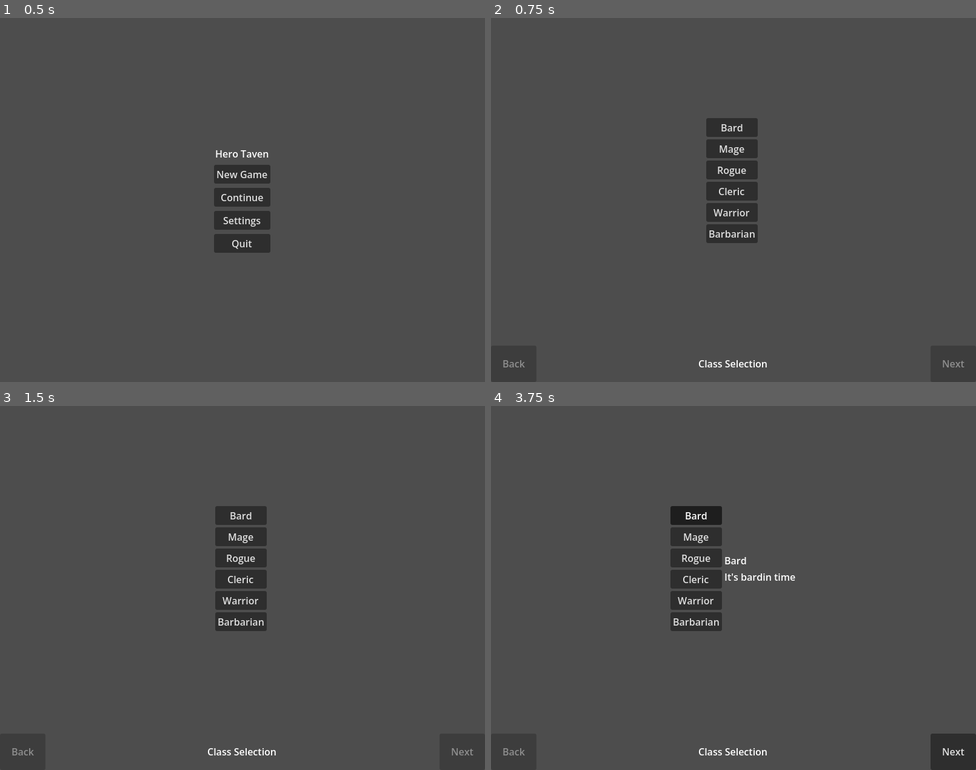
Above: before the commit, frames 1-4 (two rows, left to right).
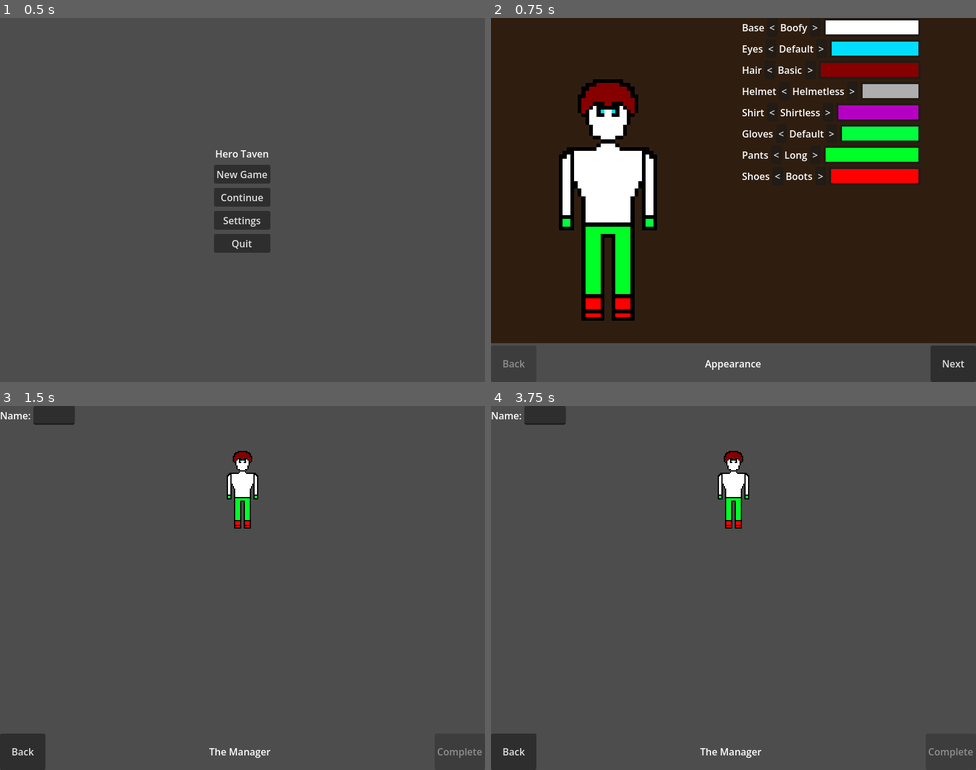
Above: after the commit, the same moments.

Repository: brysonomicon/HeroTavern
Game: Godot game, scene res://scenes/game.tscn
The game is run twice, just before and just after one commit, with the same random seed, the same clock (stepped at 60 frames per second) and the same inputs.
Inputs (mouse positions are in pixels of both pictures, inside the frame that each line leads up to):
- Up to frame 1 (0.5 s): no input
- Up to frame 2 (0.75 s): click "New Game" at 0.5 s
- Up to frame 3 (1.5 s): click (460, 751) at 1.25 s, where only the run after the commit has a clickable "Next"
- Up to frame 4 (3.75 s): click (515, 751) at 2 s, where only the run after the commit has a clickable "Back"; click (951, 751) at 2.75 s, where only the run after the commit has a clickable "Next"; click (733, 515) at 3.5 s, where only the run before the commit has a clickable "Bard"

Frame 1 is identical in both runs. In frame 2, 89% of the frame differs, in the area x 0-100%, y 0-97%; in frame 3, 4.7%; in frame 4, 5.1%.

Commit message:
created creator workflow for tavern manager that doesn't include stats/skills and wired into new game

Diff:
--- /dev/null
+++ b/scenes/character_creator/tavern_manager_creator/manager_confirmation.gd
@@ -0,0 +1,31 @@
+extends Control
+
+signal complete
+
+@export var title: String = "The Manager"
+
+@export var character_name: LineEdit
+@export var preview: CharacterSprite
+
+func _ready() -> void:
+	character_name.text_changed.connect(_on_name_changed)
+
+#region signal handlers
+
+func _on_name_changed(text: String) -> void:
+	complete.emit()
+
+#endregion
+
+#region class api
+
+func review(character: Character) -> void:
+	preview.display(character)
+
+func is_complete() -> bool:
+	return not character_name.text.strip_edges().is_empty()
+
+func assign_property(character: Character) -> void:
+	character.character_name = character_name.text.strip_edges().capitalize()
+
+#endregion
--- /dev/null
+++ b/scenes/character_creator/tavern_manager_creator/manager_confirmation.tscn
@@ -0,0 +1,52 @@
+[gd_scene format=3 uid="uid://cm3owyh1an3y6"]
+
+[ext_resource type="Script" uid="uid://cf5vhhslrn5fe" path="res://scenes/character_creator/tavern_manager_creator/manager_confirmation.gd" id="1_6rxmg"]
+[ext_resource type="PackedScene" uid="uid://tlxip6ik6qa1" path="res://scenes/character_creator/appearance/CharacterSprite.tscn" id="2_72bmn"]
+
+[node name="Confirmation" type="Control" unique_id=329187539 node_paths=PackedStringArray("character_name", "preview")]
+layout_mode = 3
+anchors_preset = 15
+anchor_right = 1.0
+anchor_bottom = 1.0
+grow_horizontal = 2
+grow_vertical = 2
+script = ExtResource("1_6rxmg")
+character_name = NodePath("VBoxContainer/NameRow/LineEdit")
+preview = NodePath("Control/CharacterTextureBox")
+
+[node name="Control" type="Control" parent="." unique_id=1172522906]
+anchors_preset = 0
+offset_left = 400.0
+offset_top = 300.0
+offset_right = 440.0
+offset_bottom = 300.0
+scale = Vector2(2, 2)
+
+[node name="CharacterTextureBox" parent="Control" unique_id=730120283 node_paths=PackedStringArray("parts") instance=ExtResource("2_72bmn")]
+position = Vector2(0, -81)
+parts = {
+0: NodePath("Base"),
+1: NodePath("Eyes"),
+2: NodePath("Hair"),
+3: NodePath("Helmet"),
+4: NodePath("Shirt"),
+5: NodePath("Gloves"),
+6: NodePath("Pants"),
+7: NodePath("Shoes")
+}
+
+[node name="VBoxContainer" type="VBoxContainer" parent="." unique_id=1074213155]
+layout_mode = 0
+offset_right = 40.0
+offset_bottom = 40.0
+
+[node name="NameRow" type="HBoxContainer" parent="VBoxContainer" unique_id=2013219073]
+layout_mode = 2
+
+[node name="NameLabel" type="Label" parent="VBoxContainer/NameRow" unique_id=1410058047]
+layout_mode = 2
+text = "Name:"
+
+[node name="LineEdit" type="LineEdit" parent="VBoxContainer/NameRow" unique_id=1727429452]
+layout_mode = 2
+max_length = 50
--- /dev/null
+++ b/scenes/character_creator/tavern_manager_creator/manager_creator.tscn
@@ -0,0 +1,56 @@
+[gd_scene format=3 uid="uid://ckvajyvb83p67"]
+
+[ext_resource type="Script" uid="uid://dykoxopp2f4vk" path="res://scenes/character_creator/creator_main.gd" id="1_c0iem"]
+[ext_resource type="PackedScene" uid="uid://rronsct0ind1" path="res://scenes/character_creator/appearance/appearance.tscn" id="2_3xgu0"]
+[ext_resource type="PackedScene" uid="uid://cm3owyh1an3y6" path="res://scenes/character_creator/tavern_manager_creator/manager_confirmation.tscn" id="3_7y10y"]
+
+[node name="CreatorMain" type="Control" unique_id=1295500089 node_paths=PackedStringArray("steps", "back_button", "next_button", "title_label")]
+layout_mode = 3
+anchors_preset = 15
+anchor_right = 1.0
+anchor_bottom = 1.0
+grow_horizontal = 2
+grow_vertical = 2
+script = ExtResource("1_c0iem")
+steps = [NodePath("VBoxContainer/StepContainer/CharacterSpriteEditor"), NodePath("VBoxContainer/StepContainer/ManagerConfirmation")]
+back_button = NodePath("VBoxContainer/NavBar/BackButton")
+next_button = NodePath("VBoxContainer/NavBar/NextButton")
+title_label = NodePath("VBoxContainer/NavBar/TitleLabel")
+
+[node name="VBoxContainer" type="VBoxContainer" parent="." unique_id=1763136223]
+layout_mode = 1
+anchors_preset = 15
+anchor_right = 1.0
+anchor_bottom = 1.0
+grow_horizontal = 2
+grow_vertical = 2
+
+[node name="StepContainer" type="Control" parent="VBoxContainer" unique_id=269617404]
+layout_mode = 2
+size_flags_vertical = 3
+
+[node name="CharacterSpriteEditor" parent="VBoxContainer/StepContainer" unique_id=339337101 instance=ExtResource("2_3xgu0")]
+layout_mode = 1
+
+[node name="ManagerConfirmation" parent="VBoxContainer/StepContainer" unique_id=329187539 instance=ExtResource("3_7y10y")]
+layout_mode = 1
+
+[node name="NavBar" type="HBoxContainer" parent="VBoxContainer" unique_id=888108382]
+custom_minimum_size = Vector2(0, 60)
+layout_mode = 2
+alignment = 1
+
+[node name="BackButton" type="Button" parent="VBoxContainer/NavBar" unique_id=851501206]
+custom_minimum_size = Vector2(75, 0)
+layout_mode = 2
+text = "Back"
+
+[node name="TitleLabel" type="Label" parent="VBoxContainer/NavBar" unique_id=862187876]
+layout_mode = 2
+size_flags_horizontal = 3
+horizontal_alignment = 1
+
+[node name="NextButton" type="Button" parent="VBoxContainer/NavBar" unique_id=215540312]
+custom_minimum_size = Vector2(75, 0)
+layout_mode = 2
+text = "Next"
--- a/scenes/game.gd
+++ b/scenes/game.gd
@@ -5,36 +5,40 @@
 const MAIN_MENU: PackedScene = preload("res://scenes/main_menu.tscn")
 const SETTINGS: PackedScene = preload("res://scenes/settings.tscn")
 const CHAR_CREATOR: PackedScene = preload("res://scenes/character_creator/creator_main.tscn")
+const WORLD: PackedScene = preload("res://scenes/world/world.tscn")
+const TAVERN_MANAGER_CREATOR: PackedScene = preload("res://scenes/character_creator/tavern_manager_creator/manager_creator.tscn")
+
+const SAVE_PATH: String = "user://save.tres"
+const SAVE_TMP_PATH: String = "user://save.tmp.tres"
 
 var _current_screen: Node = null
-
-const ROSTER_PATH: String = "user://roster.tres"
-const ROSTER_TMP_PATH: String = "user://roster.tmp.tres"
-
-var	hero_roster: HeroRoster
+var state: GameState
 
 func _ready() -> void:
+	_load_state()
 	_show_main_menu()
-	_load_roster()
 
 #region signal handlers
 func _on_start_new_game() -> void:
-	var char_creator: Node = CHAR_CREATOR.instantiate()
-	char_creator.character_created.connect(_on_char_created)
-	_set_screen(char_creator)
+	state = GameState.new()
+	var creator: Node = goto(TAVERN_MANAGER_CREATOR)
+	creator.character_created.connect(_on_manager_created)
 
-func _on_char_created(data) -> void:
-	hero_roster.heroes.append(data)
-	_save_roster()
-	_show_main_menu()
+func _on_manager_created(manager: Character) -> void:
+	state.tavern_manager = manager
+	_save_state()
+	_enter_world()
+
+#func _on_char_created(data) -> void:
+	#hero_roster.heroes.append(data)
+	#_save_roster()
+	#_show_main_menu()
 
 func _on_continue_game() -> void:
-	if hero_roster.heroes.is_empty():
-		print("Hero roster is empty")
-	else:
-		print("=== Hero Roster: [%d] ===" %hero_roster.heroes.size())
-		for hero in hero_roster.heroes:
-			print(hero)
+	if state.tavern_manager == null:
+		print("No tavern manager - imagine this is greyed out")
+		return
+	_enter_world()
 
 func _on_open_settings() -> void:
 	var settings: Node = goto(SETTINGS)
@@ -42,19 +46,23 @@
 #endregion
 
 #region internals
-func _load_roster() -> void:
-	if ResourceLoader.exists(ROSTER_PATH):
-		hero_roster = ResourceLoader.load(ROSTER_PATH) as HeroRoster
-	if hero_roster == null:
-		hero_roster = HeroRoster.new()
 
-func _save_roster() -> void:
-	var error: Error = ResourceSaver.save(hero_roster, ROSTER_TMP_PATH)
+func _enter_world() -> void:
+	var world: Node = goto(WORLD)
+	world.setup(state)
 
+func _load_state() -> void:
+	if ResourceLoader.exists(SAVE_PATH):
+		state = ResourceLoader.load(SAVE_PATH, "", ResourceLoader.CACHE_MODE_IGNORE) as GameState
+	if state == null:
+		state = GameState.new()
+
+func _save_state() -> void:
+	var error: Error = ResourceSaver.save(state, SAVE_TMP_PATH)
 	if error != OK:
-		push_error("Error saving roster: %s" % error_string(error))
+		push_error("Error saving: %s" % error_string(error))
 		return
-	DirAccess.rename_absolute(ROSTER_TMP_PATH, ROSTER_PATH)
+	DirAccess.rename_absolute(SAVE_TMP_PATH, SAVE_PATH)
 
 func _show_main_menu() -> void:
 	var menu: Node = goto(MAIN_MENU)
--- a/scenes/world/player.tscn
+++ b/scenes/world/player.tscn
@@ -8,7 +8,7 @@
 
 [node name="Player" type="CharacterBody2D" unique_id=238682364 node_paths=PackedStringArray("sprite")]
 script = ExtResource("1_l3o4k")
-sprite = NodePath("")
+sprite = NodePath("CompositeSprite")
 
 [node name="CollisionShape2D" type="CollisionShape2D" parent="." unique_id=185564727]
 shape = SubResource("RectangleShape2D_l3o4k")
--- /dev/null
+++ b/scenes/world/world.gd
@@ -0,0 +1,12 @@
+extends Node2D
+
+@export var player: Player
+@export var spawn_point: Marker2D
+
+#region class api
+
+func setup(state: GameState) -> void:
+	player.display(state.tavern_manager)
+	player.global_position = spawn_point.global_position
+
+#endregion
--- /dev/null
+++ b/scenes/world/world.tscn
@@ -0,0 +1,51 @@
+[gd_scene format=3 uid="uid://bgnxq7o0a3sg"]
+
+[ext_resource type="Script" uid="uid://buoj2imlqwd6" path="res://scenes/world/world.gd" id="1_sl2e5"]
+[ext_resource type="PackedScene" uid="uid://bt1efj7kmd1a8" path="res://scenes/world/player.tscn" id="2_1fp7r"]
+
+[sub_resource type="RectangleShape2D" id="RectangleShape2D_6m72w"]
+size = Vector2(832, 16)
+
+[sub_resource type="RectangleShape2D" id="RectangleShape2D_v5dby"]
+size = Vector2(16, 616)
+
+[sub_resource type="RectangleShape2D" id="RectangleShape2D_t5ptc"]
+size = Vector2(832, 16)
+
+[sub_resource type="RectangleShape2D" id="RectangleShape2D_bq33v"]
+size = Vector2(16, 616)
+
+[node name="World" type="Node2D" unique_id=1407875596 node_paths=PackedStringArray("player", "spawn_point")]
+script = ExtResource("1_sl2e5")
+player = NodePath("Player")
+spawn_point = NodePath("Room/Spawn")
+
+[node name="Room" type="Node2D" parent="." unique_id=1655111002]
+
+[node name="Floor" type="ColorRect" parent="Room" unique_id=878216786]
+offset_right = 40.0
+offset_bottom = 40.0
+
+[node name="Walls" type="StaticBody2D" parent="Room" unique_id=1793850409]
+
+[node name="Top" type="CollisionShape2D" parent="Room/Walls" unique_id=2105249003]
+position = Vector2(0, -308)
+shape = SubResource("RectangleShape2D_6m72w")
+
+[node name="Right" type="CollisionShape2D" parent="Room/Walls" unique_id=594902691]
+position = Vector2(408, 0)
+shape = SubResource("RectangleShape2D_v5dby")
+
+[node name="Bottom" type="CollisionShape2D" parent="Room/Walls" unique_id=928279454]
+position = Vector2(0, 308)
+shape = SubResource("RectangleShape2D_t5ptc")
+
+[node name="Left" type="CollisionShape2D" parent="Room/Walls" unique_id=1296960902]
+position = Vector2(-408, 0)
+shape = SubResource("RectangleShape2D_bq33v")
+
+[node name="Spawn" type="Marker2D" parent="Room" unique_id=1908929455]
+
+[node name="Camera2D" type="Camera2D" parent="." unique_id=98479892]
+
+[node name="Player" parent="." unique_id=238682364 instance=ExtResource("2_1fp7r")]
Not shown, added: scenes/character_creator/tavern_manager_creator/manager_confirmation.gd.uid
Not shown, added: scenes/world/world.gd.uid
